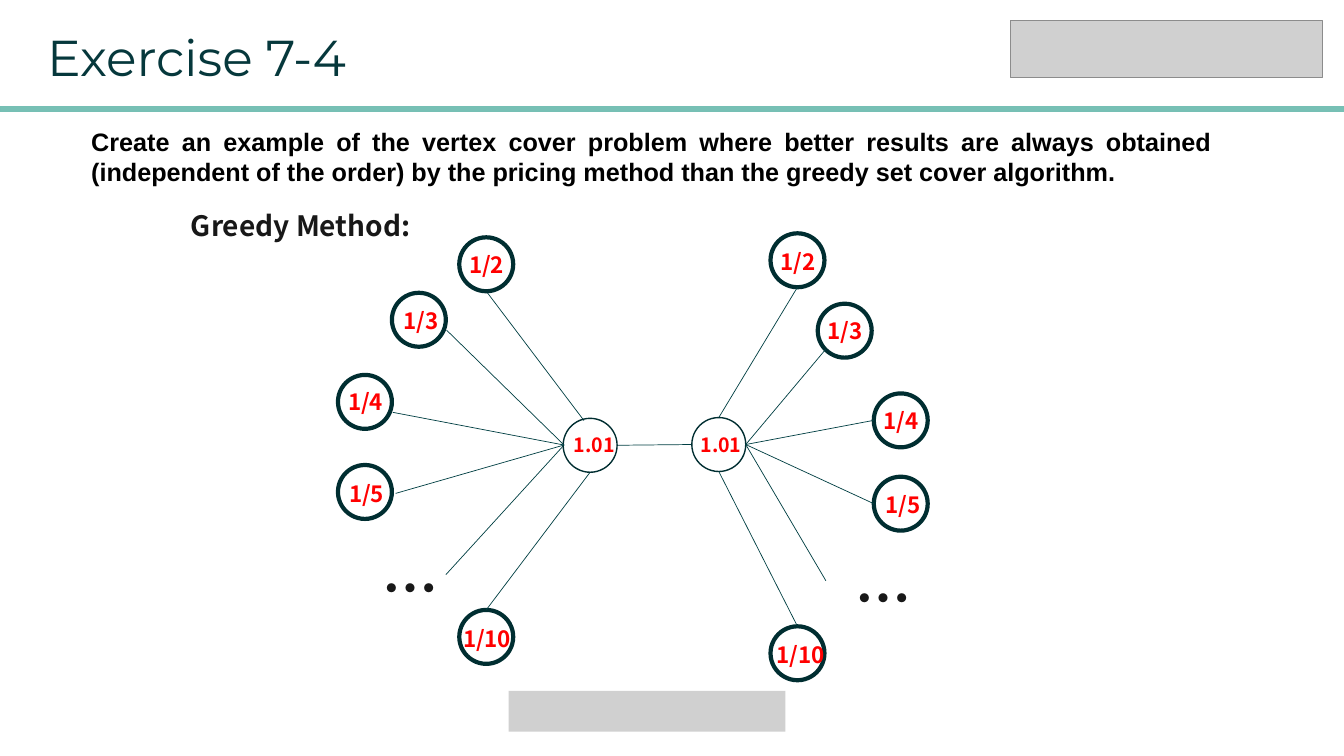
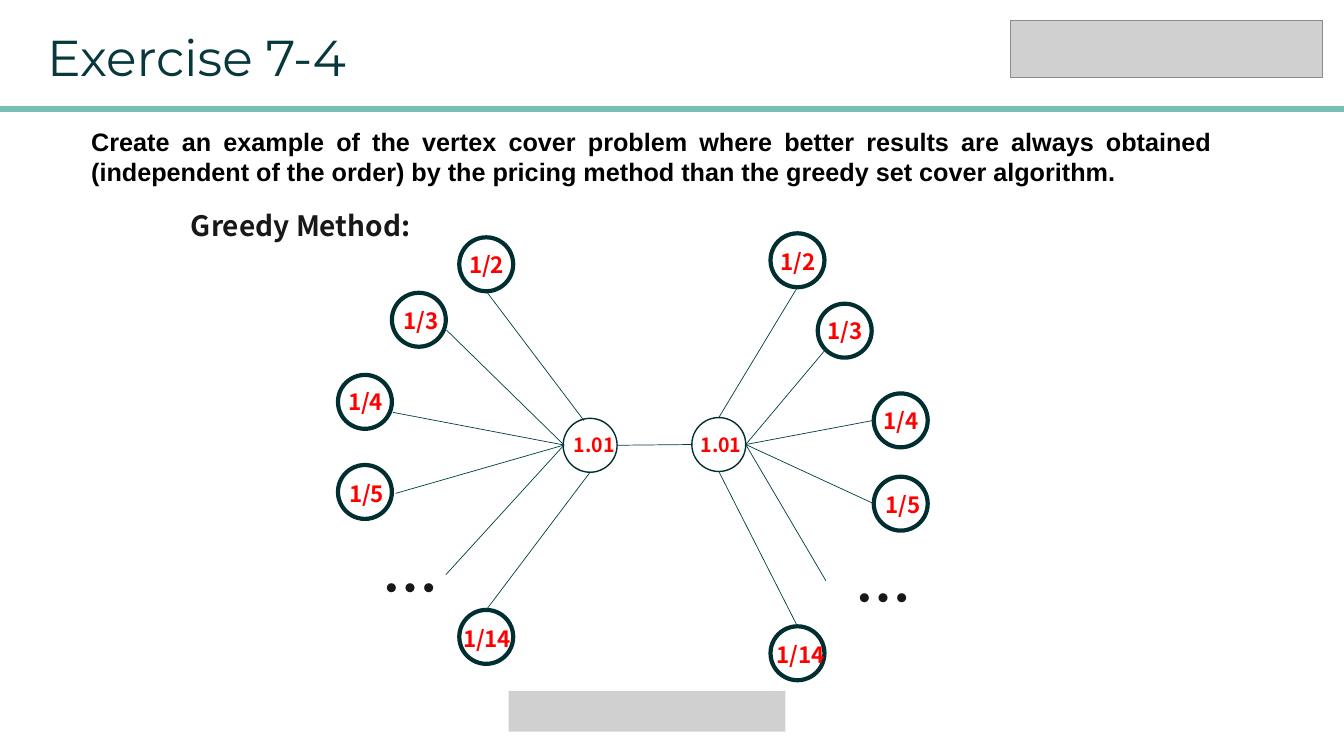
Before and after one commit to lyxocs/Advanced_algorithms, a slide deck: slide 5 of homework/HW8/homework8_12032189_yuxi liu.pptx. Drawn at 1344x756 pixels with LibreOffice and Linux fonts; fonts in the diff are those of the drawing; grey boxes stand for pictures. Boxes give left, top, right and bottom in pixels: in the first picture for what was removed or moved away, otherwise in the second. Text is boxed around its words. In the diff, an @@ line names an element or a change of style, - is before the commit and + after.

```diff
--- a/homework/HW8/homework8_12032189_yuxi liu.pptx
+++ b/homework/HW8/homework8_12032189_yuxi liu.pptx
@@ text at [463, 625, 511, 653]: text changed @@
-1/10
+1/14
@@ text at [777, 641, 825, 669]: text changed @@
-1/10
+1/14
```
Also in this commit, not shown: 2 other slides changed, 1 slide added, 3 other files.
